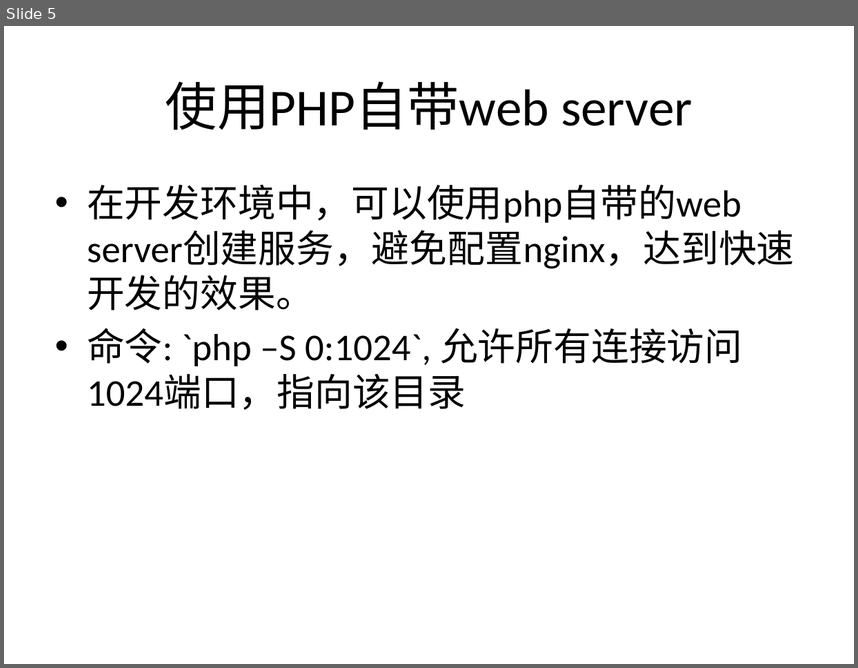
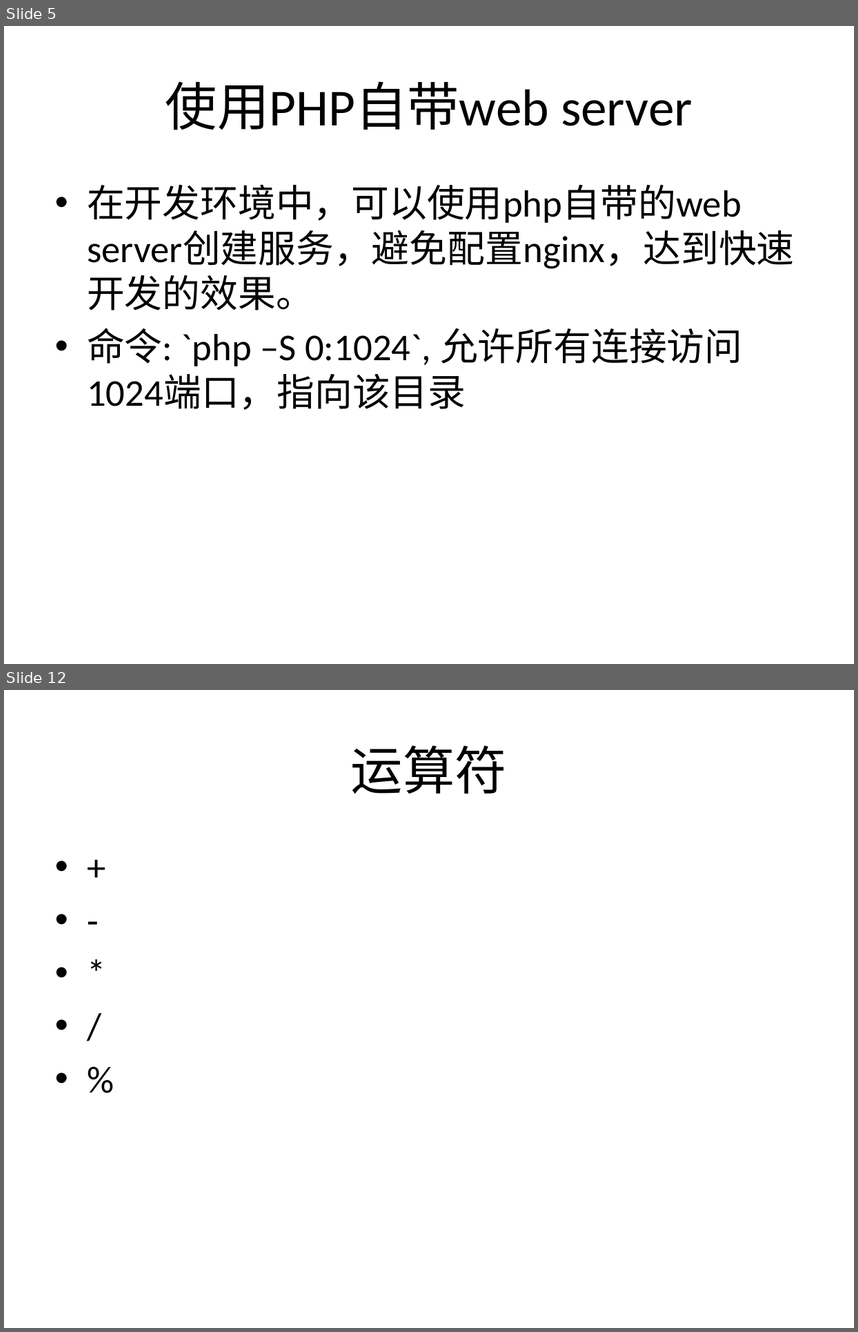
Before and after one commit to zhan3333/php-example, a slide deck: doc/ppt/lnmp.pptx. Shown one above the other, each under a label of ours: slide 5 before the commit, slides 5 and 12 after it; the slides between them are not shown. The pictures are 858x668 and 858x1332 pixels, drawn with LibreOffice and Linux fonts; fonts in the diff are those of the drawing. Boxes give left, top, right and bottom in pixels: in the first picture for what was removed or moved away, otherwise in the second. Text is boxed around its words. In the diff, an @@ line names an element or a change of style, - is before the commit and + after.

```diff
--- a/doc/ppt/lnmp.pptx
+++ b/doc/ppt/lnmp.pptx
@@ slide 12 added at (x1=4, y1=690, x2=854, y2=1328), background #FFFFFF @@
@@ title added at (x1=351, y1=745, x2=507, y2=793), 44 pt, text #000000 @@
+运算符
@@ text added at (x1=47, y1=839, x2=811, y2=1259), 32 pt, text #000000 @@
+• +
+• -
+• *
+• /
+• %
```
Also in this commit, not shown: 3 slides changed, 7 other slides added, 19 other files.
